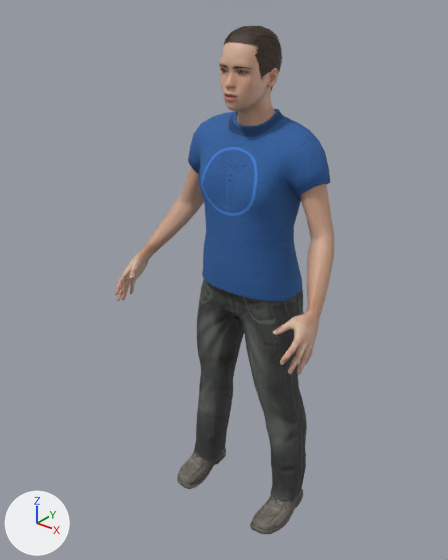
A saved change to the glTF model static/runway/models/runway-human.glb.
Before and after are seen from a 50 mm camera at (1.204, -1.642, 1.967) aimed at (-0.052, -0.072, 0.994). The axes (+X, +Y, +Z) are drawn at lower left. The lights are the same throughout. The first picture is the older version. Vertices at exactly the same position are counted once.

In view in the first picture: 'Cloth_jeans', 'Cloth_shoes', 'Cloth_tshirt', 'Hair_short04', 'base'.
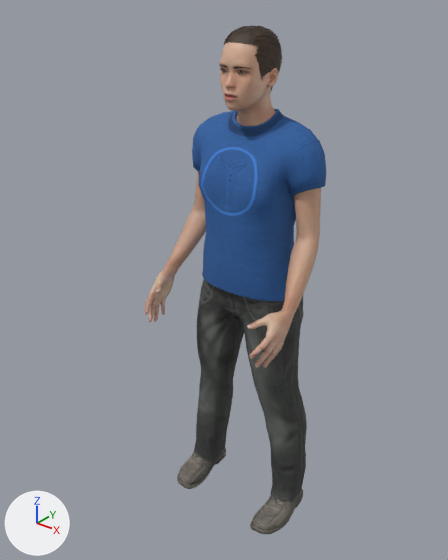
Where the change shows, as pixel boxes [x1, y1, x2, y2] in the pictures (448 x 560 px; the box of a moved part takes in the faces that stretch with it):
'Cloth_tshirt', reshaped: before [188, 109, 330, 301]; after [192, 109, 326, 301]
'base', reshaped (20% narrower): before [115, 42, 334, 375]; after [145, 42, 321, 368]
part 1 of me_base, moved or reshaped: before [115, 167, 204, 301]; after [145, 171, 206, 322]
part 2 of me_base, moved or reshaped: before [273, 184, 334, 375]; after [247, 188, 321, 368]
part 3 of me_cloth_tshirt, moved or reshaped: before [188, 111, 330, 207]; after [192, 111, 326, 207]

The edits, one by one:
me_base is used by ob_base; location (0.0, 0.0, 0.0).
me_base had 8679 vertices, 17143 faces and spanned x -0.4..0.4, y -0.32..0.1, z 0.18..1.84.
me_base now has 8679 vertices, 17143 faces and spans x -0.26..0.3, y -0.32..0.1, z 0.18..1.84.
me_base part 1: 2057 of 8679 vertices moved; they spanned x -0.4..-0.16, y -0.32..0.09, z 0.88..1.41 and now span x -0.26..-0.15, y -0.32..0.09, z 0.84..1.41; mean shift (0.13, 0.0, -0.03); largest move (-0.39, -0.26, 0.88) -> (-0.22, -0.26, 0.84).
me_base part 2: 2053 of the vertices in x 0.16..0.4, y -0.32..0.09, z 0.88..1.41 are turned 12.1 degrees about the y axis through their middle, then moved by (-0.07, 0.0, -0.01).
me_cloth_tshirt is used by ob_cloth_tshirt; location (0.0, 0.0, 0.0).
me_cloth_tshirt had 810 vertices, 1528 faces and spanned x -0.278..0.278, y -0.126..0.167, z 0.973..1.586.
me_cloth_tshirt now has 810 vertices, 1528 faces and spans x -0.258..0.262, y -0.126..0.167, z 0.973..1.586.
me_cloth_tshirt part 3: 413 of 810 vertices moved; they spanned x -0.278..0.278, y -0.106..0.144, z 1.316..1.582 and now span x -0.258..0.262, y -0.106..0.144, z 1.319..1.582; mean shift (0.001, 0.0, -0.002); largest move (-0.181, 0.044, 1.316) -> (-0.142, 0.044, 1.323).
